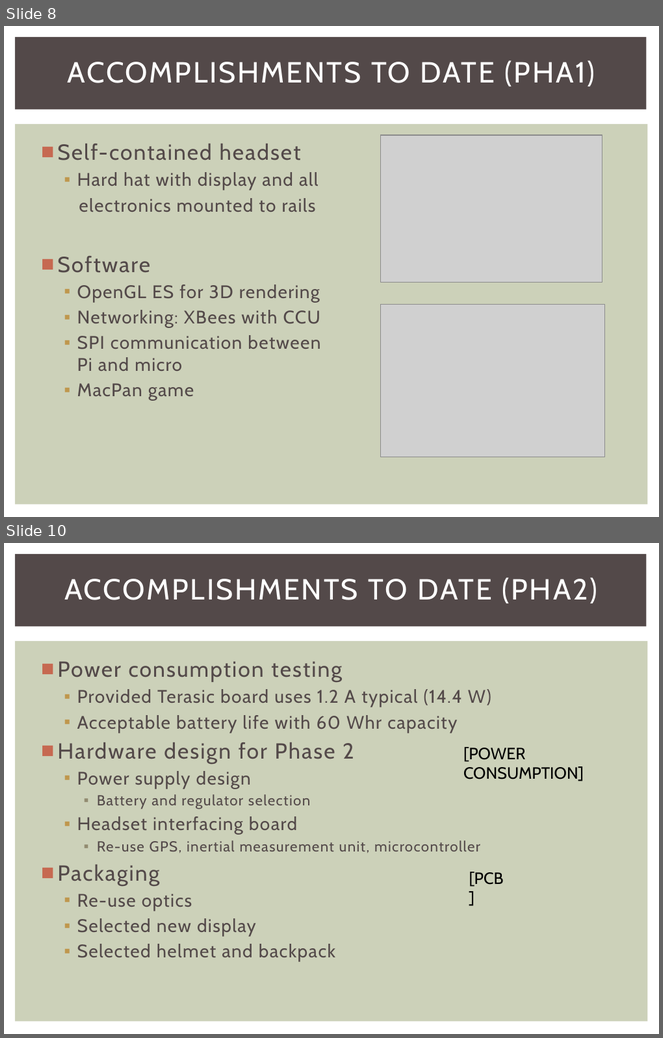
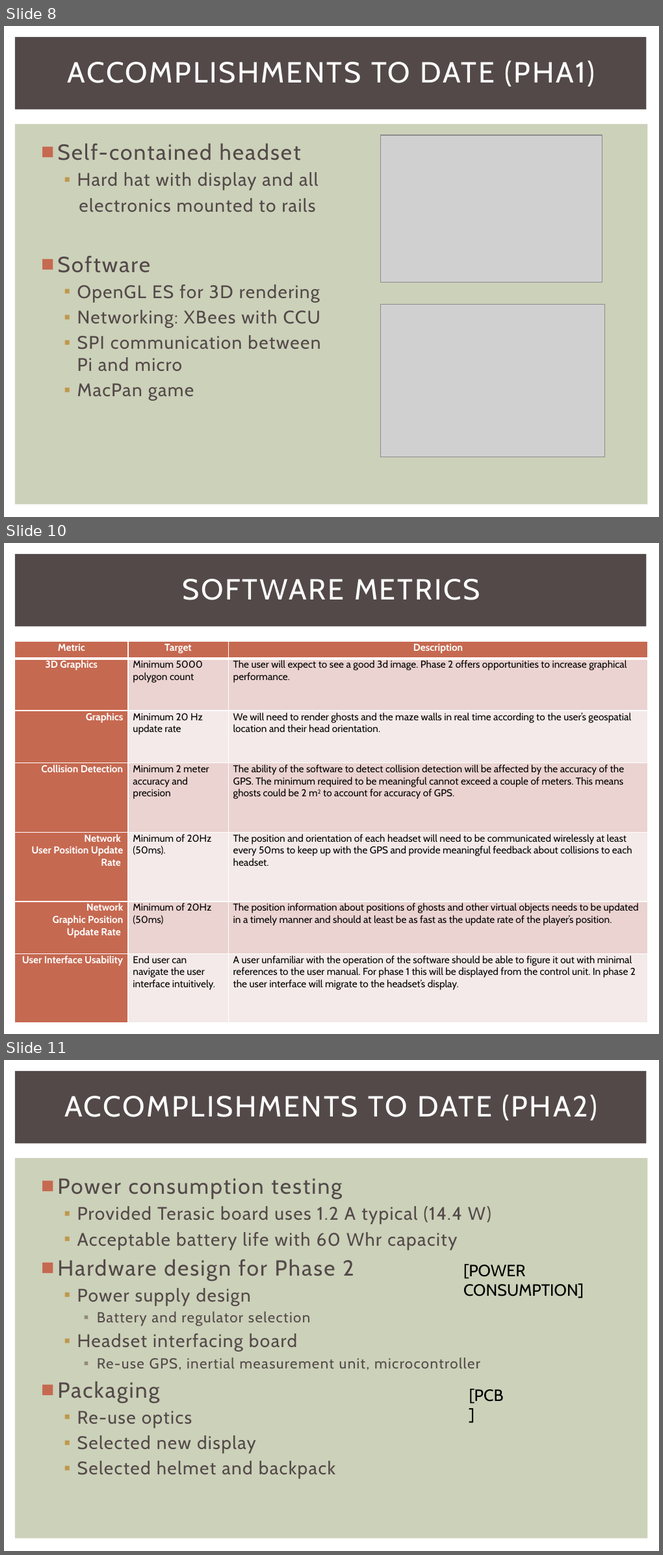
Before and after one commit to snowpuppy/augreality, a slide deck: doc/AugRealityMidReview.pptx. Shown one above the other, each under a label of ours: slides 8 and 10 before the commit, slides 8, 10 and 11 after it; the slides between them are not shown. The pictures are 663x1038 and 663x1555 pixels, drawn with LibreOffice and Linux fonts; fonts in the diff are those of the drawing; grey boxes stand for pictures. Boxes give left, top, right and bottom in pixels: in the first picture for what was removed or moved away, otherwise in the second. Text is boxed around its words. In the diff, an @@ line names an element or a change of style, - is before the commit and + after.

Commit message:
updated performance metrics section of midreview ppt

```diff
--- a/doc/AugRealityMidReview.pptx
+++ b/doc/AugRealityMidReview.pptx
@@ slide 10 added at bbox=[4, 543, 659, 1034], background #FFFFFF; not listed: 2 template elements that a slide beside it also shows @@
@@ title added at bbox=[182, 579, 480, 600], 32 pt, text #FFFFFF @@
+SOFTWARE METRICS
@@ table added at bbox=[15, 641, 649, 1023], 7 rows, 3 columns @@
+Metric | Target | Description
+3D Graphics | Minimum 5000 polygon count | The user will expect to see a good 3d image. Phase 2 offers opportunities to increase graphical performance.
+Graphics | Minimum 20 Hz update rate | We will need to render ghosts and the maze walls in real time according to the user’s geospatial location and their head orientation.
+Collision Detection | Minimum 2 meter accuracy and precision | The ability of the software to detect collision detection will be affected by the accuracy of the GPS. The minimum required to be meaningful cannot exceed a couple of meters. This means ghosts could be 2 m2 to account for accuracy of GPS.
+Network / User Position Update Rate | Minimum of 20Hz (50ms). | The position and orientation of each headset will need to be communicated wirelessly at least every 50ms to keep up with the GPS and provide meaningful feedback about collisions to each headset.
+Network / Graphic Position Update Rate | Minimum of 20Hz / (50ms) | The position information about positions of ghosts and other virtual objects needs to be updated in a timely manner and should at least be as fast as the update rate of the player’s position.
+User Interface Usability | End user can navigate the user interface intuitively. | A user unfamiliar with the operation of the software should be able to figure it out with minimal references to the user manual. For phase 1 this will be displayed from the control unit. In phase 2 the user interface will migrate to the headset’s display.
@@ what was slide 10 is now slide 11 @@
```
Also in this commit, not shown: 1 other slide added, 1 slide removed.
